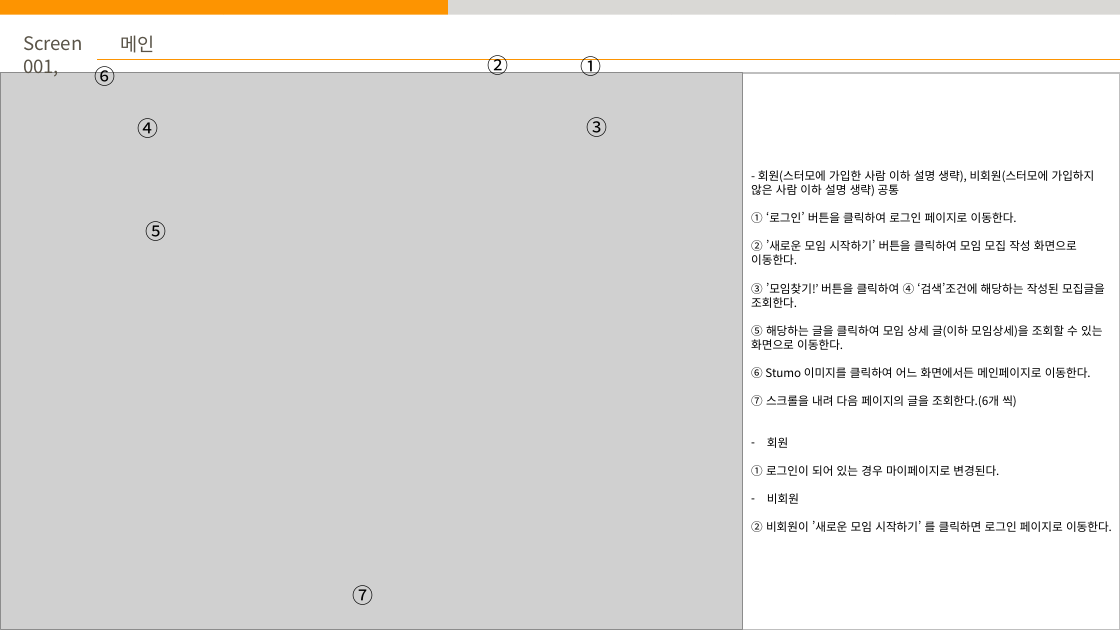
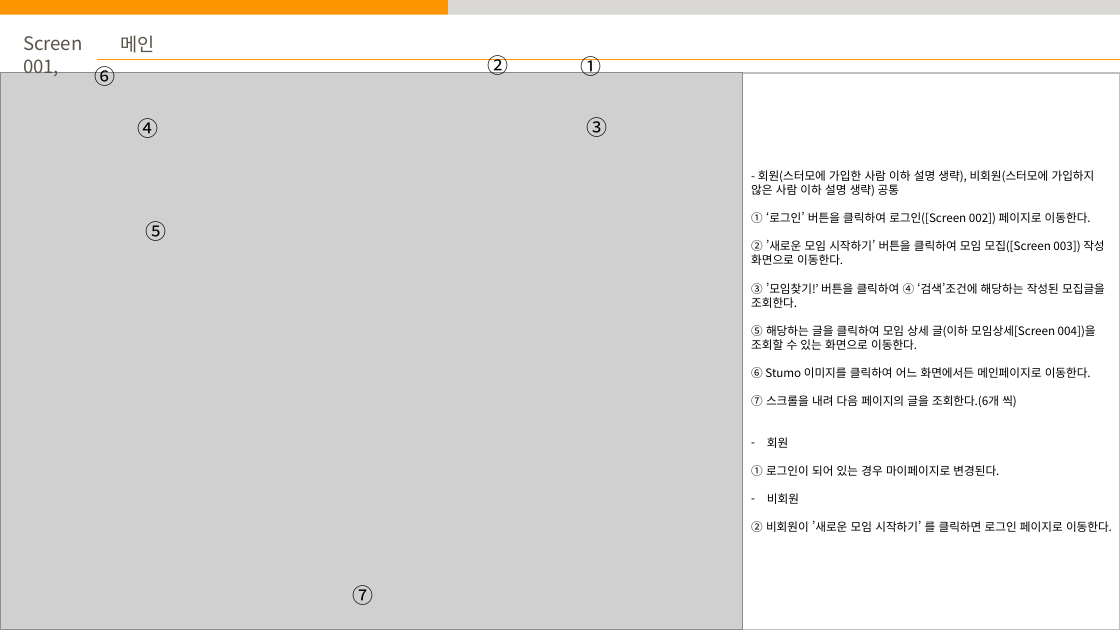
Before and after one commit to ywc-412/stumo_web, a slide deck: slide 4 of doc/1. 화면정의서/STUMO_화면정의서.pptx. Drawn at 1120x630 pixels with LibreOffice and Linux fonts; fonts in the diff are those of the drawing; grey boxes stand for pictures. Boxes give left, top, right and bottom in pixels: in the first picture for what was removed or moved away, otherwise in the second. Text is boxed around its words. In the diff, an @@ line names an element or a change of style, - is before the commit and + after.

Commit message:
화면정의서

```diff
--- a/doc/1. 화면정의서/STUMO_화면정의서.pptx
+++ b/doc/1. 화면정의서/STUMO_화면정의서.pptx
@@ text in rectangle at (751, 212, 1104, 265): text changed @@
-① ‘로그인’ 버튼을 클릭하여 로그인 페이지로 이동한다.
-② ’새로운 모임 시작하기’ 버튼을 클릭하여 모임 모집 작성 화면으로 이동한다.
+① ‘로그인’ 버튼을 클릭하여 로그인([Screen 002]) 페이지로 이동한다.
+② ’새로운 모임 시작하기’ 버튼을 클릭하여 모임 모집([Screen 003]) 작성 화면으로 이동한다.
@@ text in rectangle at (751, 325, 1096, 350): text changed @@
-⑤ 해당하는 글을 클릭하여 모임 상세 글(이하 모임상세)을 조회할 수 있는 화면으로 이동한다.
+⑤ 해당하는 글을 클릭하여 모임 상세 글(이하 모임상세[Screen 004])을 조회할 수 있는 화면으로 이동한다.
```
Also in this commit, not shown: 1 other slide changed, 1 slide added.
